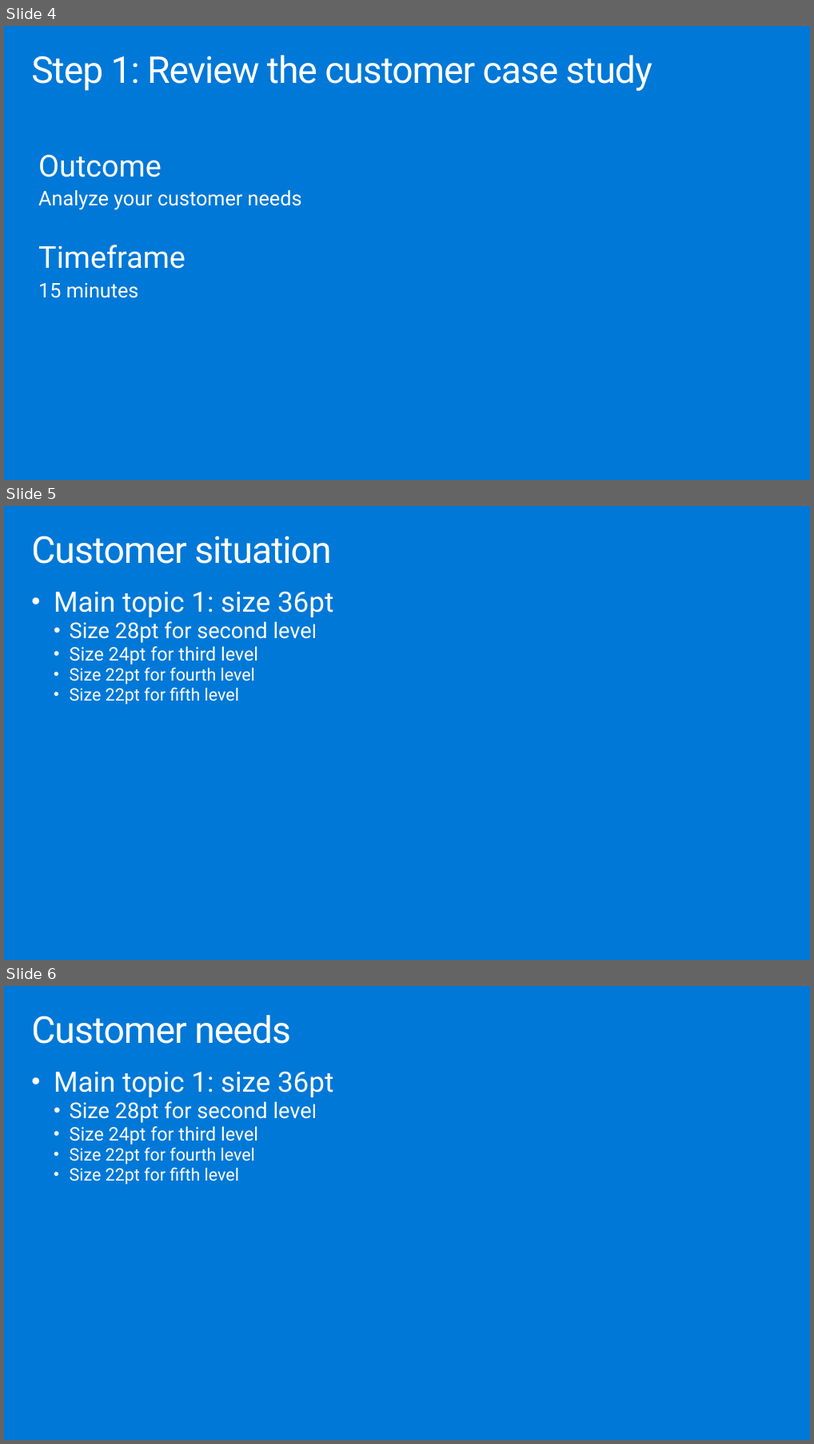
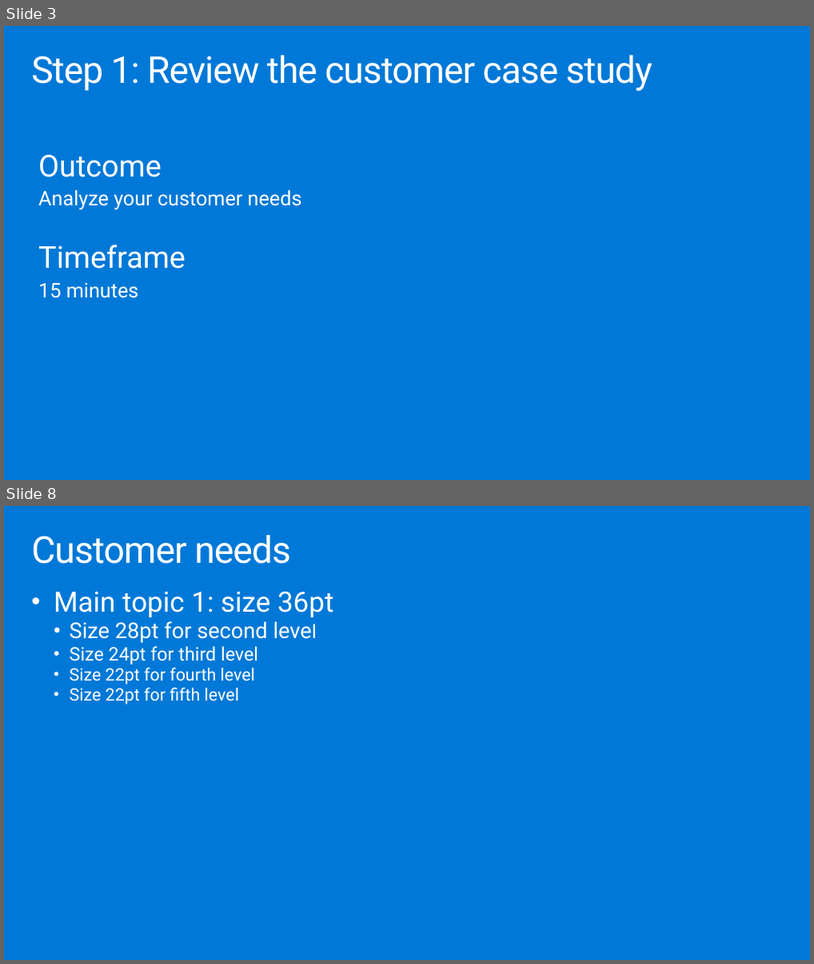
Before and after one commit to solliancenet/MCW-Azure-Synapse-Analytics, a slide deck: Whiteboard design session/WDS trainer presentation - Title xxx.pptx. Shown one above the other, each under a label of ours: slides 4, 5 and 6 before the commit, slides 3 and 8 after it; the slides between them are not shown. The pictures are 814x1444 and 814x964 pixels, drawn with LibreOffice and Linux fonts; fonts in the diff are those of the drawing. Boxes give left, top, right and bottom in pixels: in the first picture for what was removed or moved away, otherwise in the second. Text is boxed around its words. In the diff, an @@ line names an element or a change of style, - is before the commit and + after.

```diff
--- a/Whiteboard design session/WDS trainer presentation - Title xxx.pptx
+++ b/Whiteboard design session/WDS trainer presentation - Title xxx.pptx
@@ slide 5 removed at bbox=[4, 506, 810, 960], background #0078D7 @@
@@ title removed at bbox=[31, 536, 331, 564] @@
-Customer situation
@@ text removed at bbox=[54, 591, 334, 704] @@
-• Main topic 1: size 36pt
-  • Size 28pt for second level
-  • Size 24pt for third level
-  • Size 22pt for fourth level
-  • Size 22pt for fifth level
@@ what was slide 4 is now slide 3 @@
@@ what was slide 6 is now slide 8 @@
```
Also in this commit, not shown: 6 slides added, 3 other slides removed.
